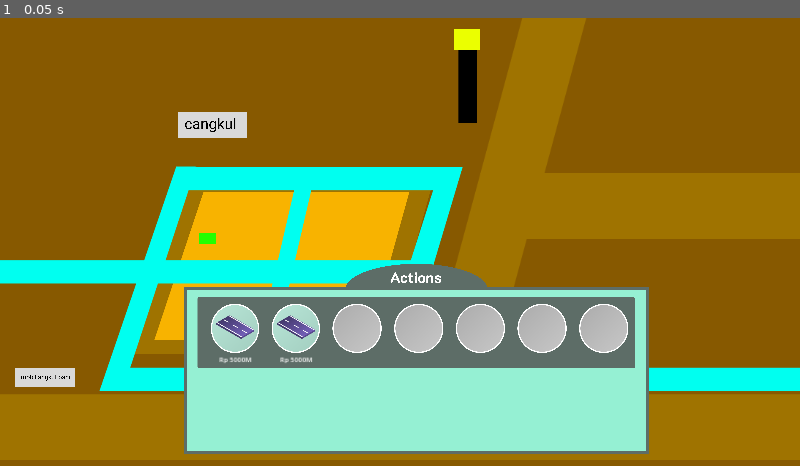
Above: before the commit, frame 1.
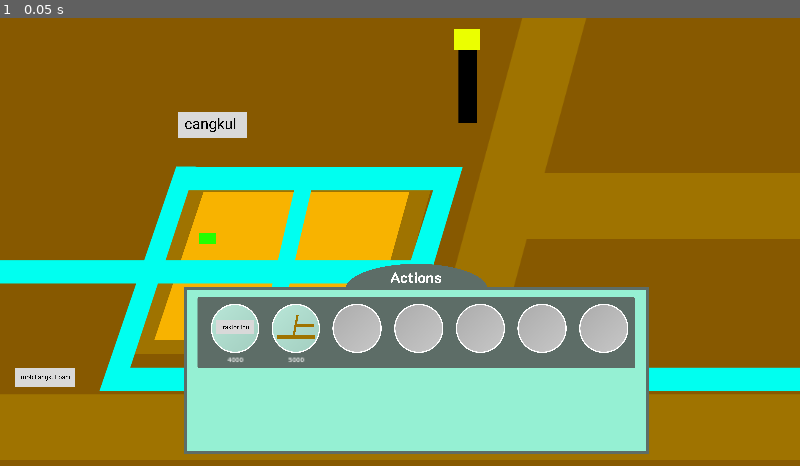
Above: after the commit, the same moment.

Repository: Endour-Company/Project_5
Game: Godot game, scene res://Game/game.tscn
Same seed, same stepped clock (60 frames per second), same inputs: the game is played once before the commit and once after it.
Inputs:
- Up to frame 1 (0.05 s): no input

The runs differ from the first frame. In frame 1, 0.4% of the frame differs, in the area x 27-40%, y 66-78%.

Commit message:
loop item done

Diff:
--- a/Global/Game_UI/Action_bar/Item/Item.gd
+++ b/Global/Game_UI/Action_bar/Item/Item.gd
@@ -3,11 +3,15 @@
 
 # Called when the node enters the scene tree for the first time.
 
+var image = load("")
+var price = 0
+
 @onready var itemImage = $VBoxContainer/Item_image
 @onready var itemPrice = $VBoxContainer/Price
 var it = load("res://Game/Ricefield/Assets/prototype/Jalan_lv1.png")
 func _ready():
-	#print(itemPrice)
+	itemImage.set_texture(image)
+	itemPrice.set_text(str(price))
 	pass # Replace with function body.
 
 
--- a/Global/Game_UI/Action_bar/Item/Item.tscn
+++ b/Global/Game_UI/Action_bar/Item/Item.tscn
@@ -1,12 +1,13 @@
 [gd_scene load_steps=4 format=3 uid="uid://cqtcbojv8uhff"]
 
 [ext_resource type="Script" path="res://Global/Game_UI/Action_bar/Item/Item.gd" id="1_cabcm"]
-[ext_resource type="Texture2D" uid="uid://dk6io2p68o7bm" path="res://Global/Game_UI/Action_bar/Assets/Item_road.png" id="1_mi6qg"]
+[ext_resource type="Script" path="res://Global/Game_UI/Action_bar/Item/Item_image.gd" id="2_14cuw"]
 
 [sub_resource type="Theme" id="Theme_yhan7"]
 VBoxContainer/constants/separation = 4
 
 [node name="Item" type="Node2D"]
+position = Vector2(58, 58)
 script = ExtResource("1_cabcm")
 
 [node name="VBoxContainer" type="VBoxContainer" parent="."]
@@ -27,11 +28,11 @@
 clip_contents = true
 custom_minimum_size = Vector2(91.65, 91.65)
 layout_mode = 2
-texture = ExtResource("1_mi6qg")
 expand_mode = 1
 stretch_mode = 5
+script = ExtResource("2_14cuw")
 
 [node name="Price" type="Label" parent="VBoxContainer"]
 layout_mode = 2
-text = "Rp 5000M"
+text = "Rp 5000 M"
 horizontal_alignment = 1
--- /dev/null
+++ b/Global/Game_UI/Action_bar/Item/Item_image.gd
@@ -0,0 +1,14 @@
+extends TextureRect
+
+
+# Called when the node enters the scene tree for the first time.
+func _ready():
+	pass # Replace with function body.
+
+
+# Called every frame. 'delta' is the elapsed time since the previous frame.
+func _process(delta):
+	pass
+
+func set_image(image : Texture2D):
+	set_texture(image)
--- a/Global/Game_UI/Action_bar/Item_panel/Item_panel_fill.gd
+++ b/Global/Game_UI/Action_bar/Item_panel/Item_panel_fill.gd
@@ -15,4 +15,6 @@
 
 func init_item_panel(itemPath : String, price : int):
 	var myItem = item.instantiate()
-	myItem.init_item(itemPath, price)
+	myItem.image = load(itemPath)
+	myItem.price = price
+	add_child(myItem)
--- a/Global/Game_UI/Action_bar/Item_panel/item_panel_fill.tscn
+++ b/Global/Game_UI/Action_bar/Item_panel/item_panel_fill.tscn
@@ -1,8 +1,7 @@
-[gd_scene load_steps=7 format=3 uid="uid://cd487uqanw2o"]
+[gd_scene load_steps=6 format=3 uid="uid://cd487uqanw2o"]
 
 [ext_resource type="Texture2D" uid="uid://bn5xqq031easv" path="res://Global/Game_UI/Action_bar/Assets/Container_item_fill.png" id="1_daayw"]
 [ext_resource type="Script" path="res://Global/Game_UI/Action_bar/Item_panel/Item_panel_fill.gd" id="2_wuxu2"]
-[ext_resource type="PackedScene" uid="uid://cqtcbojv8uhff" path="res://Global/Game_UI/Action_bar/Item/Item.tscn" id="3_y0k6w"]
 
 [sub_resource type="StyleBoxTexture" id="StyleBoxTexture_eueno"]
 texture = ExtResource("1_daayw")
@@ -23,6 +22,3 @@
 custom_minimum_size = Vector2(116, 116)
 theme = SubResource("Theme_awpmf")
 script = ExtResource("2_wuxu2")
-
-[node name="Item" parent="." instance=ExtResource("3_y0k6w")]
-position = Vector2(58, 58)
